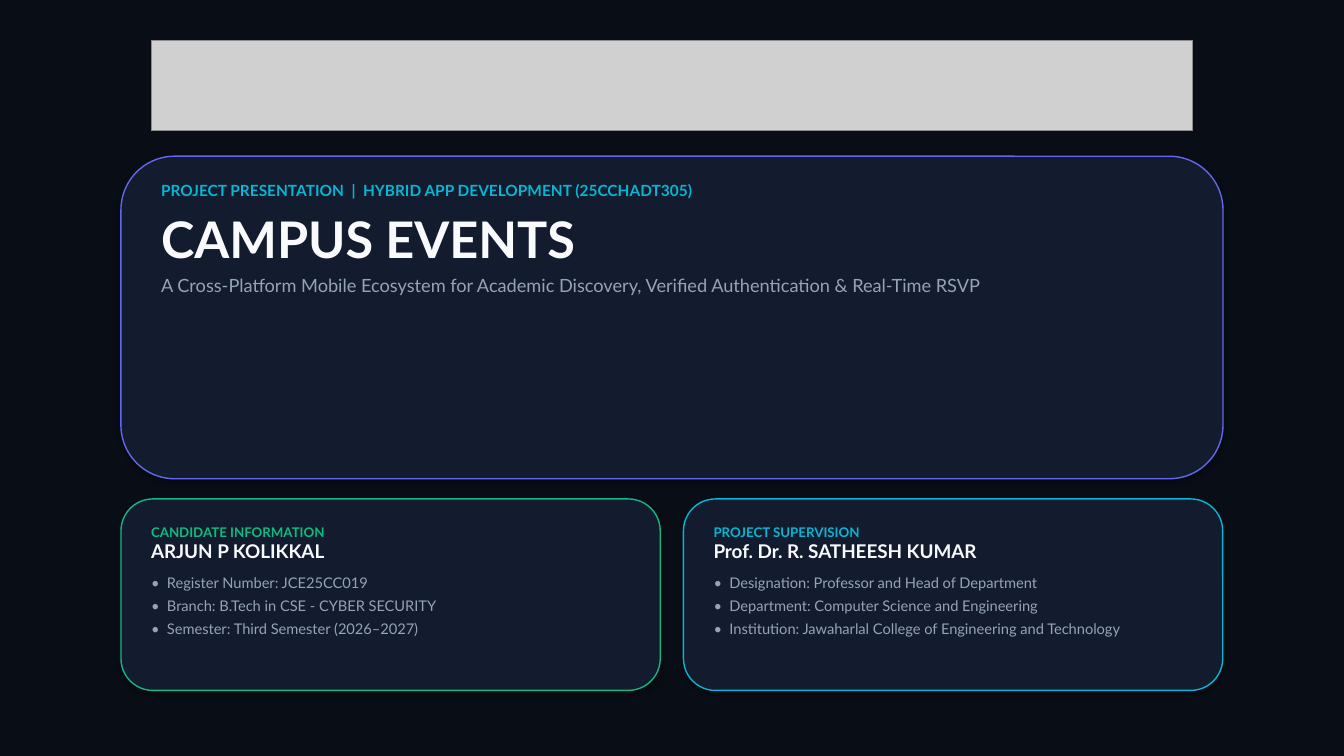
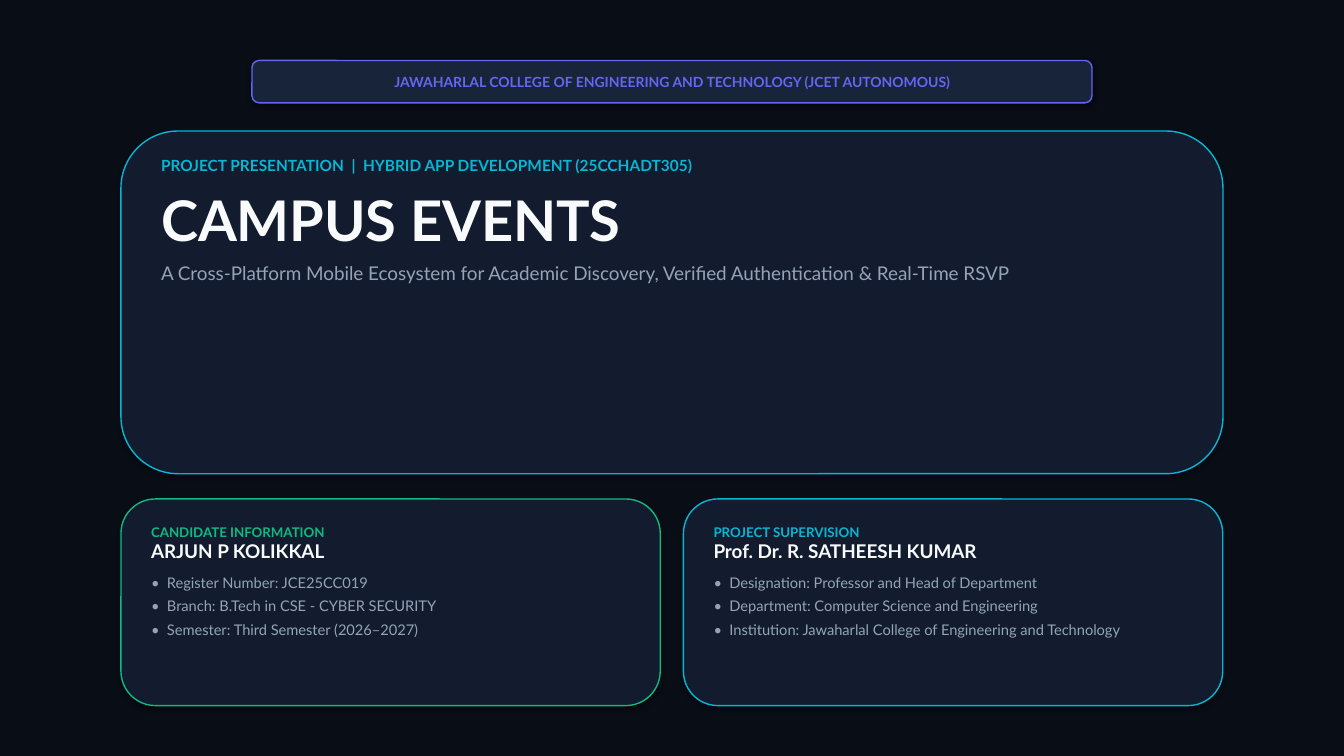
Before and after one commit to arjunak18/campus-events, a slide deck: slide 1 of CAMPUS_EVENTS_PRESENTATION.pptx. Drawn at 1344x756 pixels with LibreOffice and Linux fonts; fonts in the diff are those of the drawing; grey boxes stand for pictures. Boxes give left, top, right and bottom in pixels: in the first picture for what was removed or moved away, otherwise in the second. Text is boxed around its words. In the diff, an @@ line names an element or a change of style, - is before the commit and + after.

```diff
--- a/CAMPUS_EVENTS_PRESENTATION.pptx
+++ b/CAMPUS_EVENTS_PRESENTATION.pptx
@@ picture removed at (x1=151, y1=40, x2=1193, y2=131) @@
@@ rounded rectangle added at (x1=252, y1=60, x2=1092, y2=103), fill #18243A, outline #6366F1 1 pt, 10 pt, text #6366F1, bold @@
+JAWAHARLAL COLLEGE OF ENGINEERING AND TECHNOLOGY (JCET AUTONOMOUS)
@@ rounded rectangle resized from (x1=121, y1=156, x2=1223, y2=479) to (x1=121, y1=131, x2=1223, y2=474) @@
@@ rounded rectangle at (x1=121, y1=131, x2=1223, y2=474): outline #6366F1 1 pt to #06B6D4 1 pt @@
@@ text "PROJECT PRESENTATION | HYBRID APP ..." moved from (x1=161, y1=184, x2=980, y2=295) to (x1=161, y1=159, x2=1009, y2=283) @@
@@ text "PROJECT PRESENTATION | HYBRID APP ..." at (x1=161, y1=159, x2=1009, y2=283): size 36 to 40 pt in "CAMPUS EVENTS"; size 13 to 13.5 pt in "A Cross-Platform Mobile Ecosystem for Academic Discovery, ..."; more space between paragraphs @@
@@ rounded rectangle resized from (x1=121, y1=499, x2=660, y2=691) to (x1=121, y1=499, x2=660, y2=706) @@
@@ rounded rectangle resized from (x1=684, y1=499, x2=1223, y2=691) to (x1=684, y1=499, x2=1223, y2=706) @@
```
Also in this commit, not shown: 1 other slide changed, 7 other files.
